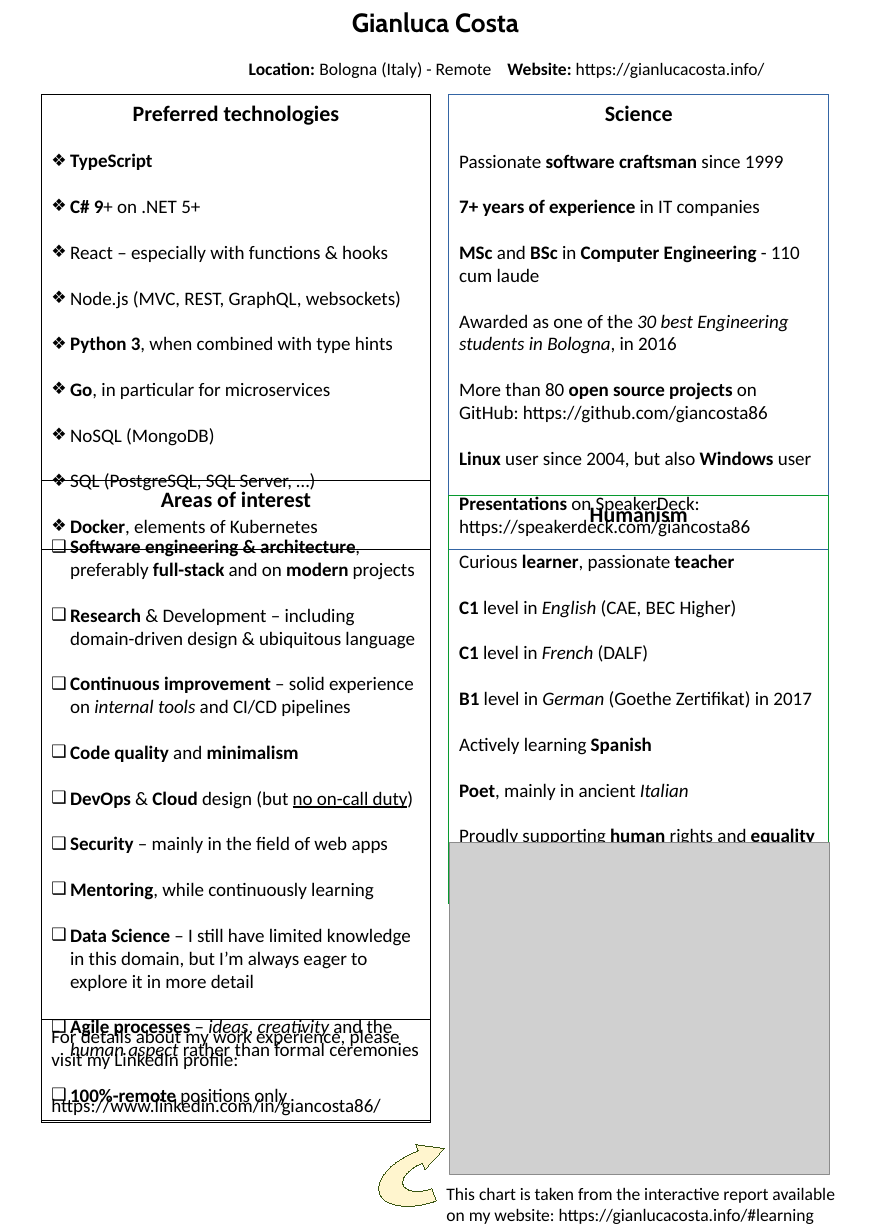
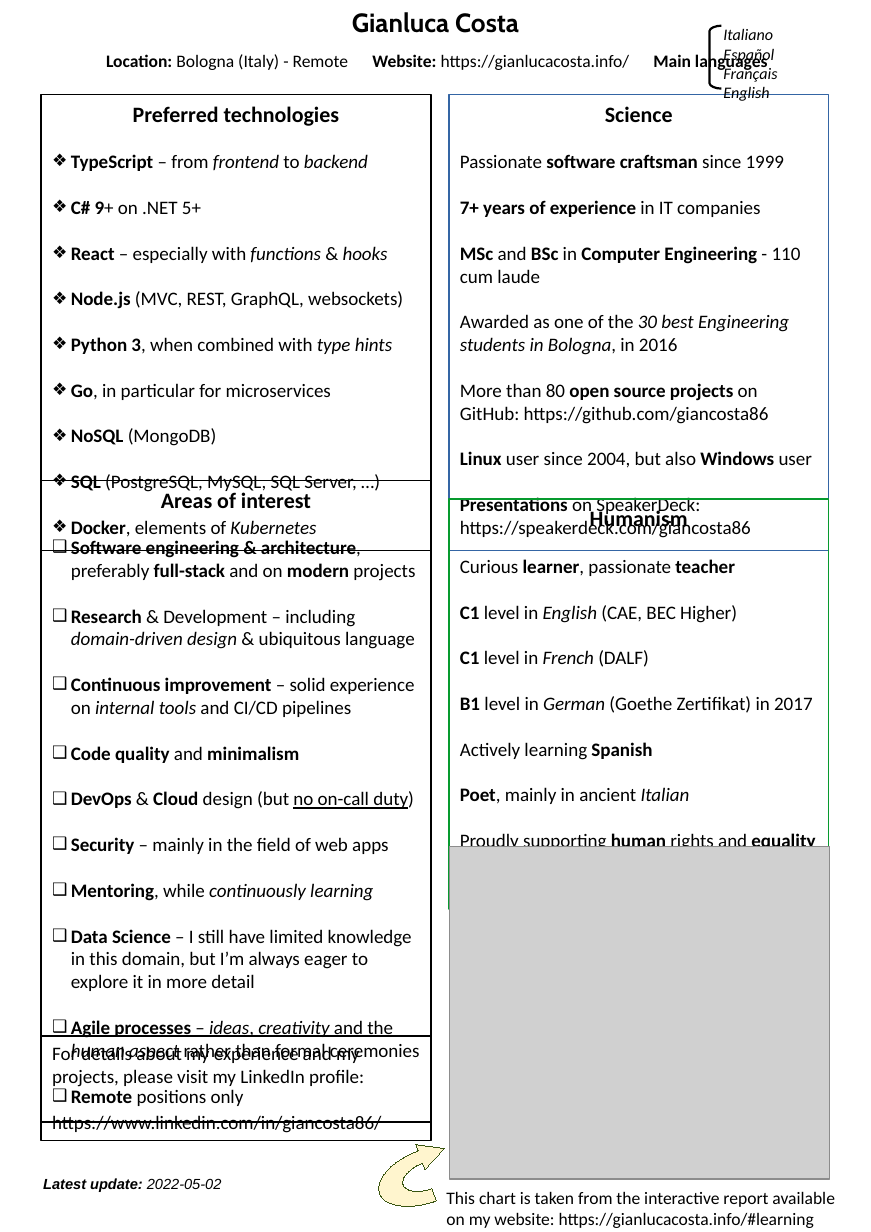
Before and after one commit to giancosta86/giancosta86.github.io, a slide deck: slide 1 of cv_costa_en.odp. Drawn at 871x1232 pixels with LibreOffice and Linux fonts; fonts in the diff are those of the drawing; grey boxes stand for pictures. Boxes give left, top, right and bottom in pixels: in the first picture for what was removed or moved away, otherwise in the second. Text is boxed around its words. In the diff, an @@ line names an element or a change of style, - is before the commit and + after.

```diff
--- a/cv_costa_en.odp
+++ b/cv_costa_en.odp
@@ freeform shape added at bbox=[709, 25, 720, 88], outline #000000 1.5 pt @@
@@ text added at bbox=[723, 28, 777, 101], 11 pt, text #000000, italic @@
+Italiano
+Español
+Français
+English
@@ text at bbox=[106, 52, 768, 71]: text changed @@
-Location: Bologna (Italy) - Remote Website: https://gianlucacosta.info/
+Location: Bologna (Italy) - Remote Website: https://gianlucacosta.info/ Main languages
@@ rectangle "Science" at bbox=[449, 95, 829, 551]: outline #3465A4 0 pt to #3465A4 0.99 pt @@
@@ text in rectangle at bbox=[71, 154, 368, 171]: text changed; bold off @@
-❖ TypeScript
+❖ TypeScript – from frontend to backend
@@ text in rectangle at bbox=[71, 246, 403, 537]: bold on in "React", "Node.js", "NoSQL"; italic on in "functions hooks", "type hints", "Kubernetes" @@
@@ text in rectangle at bbox=[71, 474, 357, 494]: text changed @@
-❖ SQL (PostgreSQL, SQL Server, …)
+❖ SQL (PostgreSQL, MySQL, SQL Server, …)
@@ 1 picture, 1 text, 1 rectangle: place and size @@
-1 picture, 1 text, 1 rectangle at bbox=[446, 495, 835, 1224]
+1 picture, 1 text, 1 rectangle at bbox=[446, 499, 835, 1228]
@@ rectangle "Humanism" at bbox=[449, 499, 829, 909]: outline #069A2E 0 pt to #069A2E 0.99 pt @@
@@ text in rectangle at bbox=[71, 609, 415, 901]: italic on in "domain-driven design", "continuously learning" @@
@@ outline #000000 0 pt to #000000 0.99 pt in 3 elements at bbox=[41, 480, 431, 1122], bbox=[41, 95, 431, 551], bbox=[41, 1035, 431, 1140] @@
@@ rectangle "For details about my experience ...": place and size @@
-rectangle "For details about my experience ..." at bbox=[41, 1018, 431, 1122]
+rectangle "For details about my experience ..." at bbox=[41, 1035, 431, 1140]
@@ text in rectangle at bbox=[52, 1045, 364, 1089]: text changed @@
-For details about my work experience, please visit my LinkedIn profile:
+For details about my experience and my projects, please visit my LinkedIn profile:
@@ text in rectangle at bbox=[71, 1089, 244, 1106]: text changed @@
-❑ 100%-remote positions only
+❑ Remote positions only
@@ text added at bbox=[43, 1178, 222, 1192], 10 pt, text #000000, bold, italic @@
+Latest update: 2022-05-02
```
Also in this commit, not shown: 1 other file.
